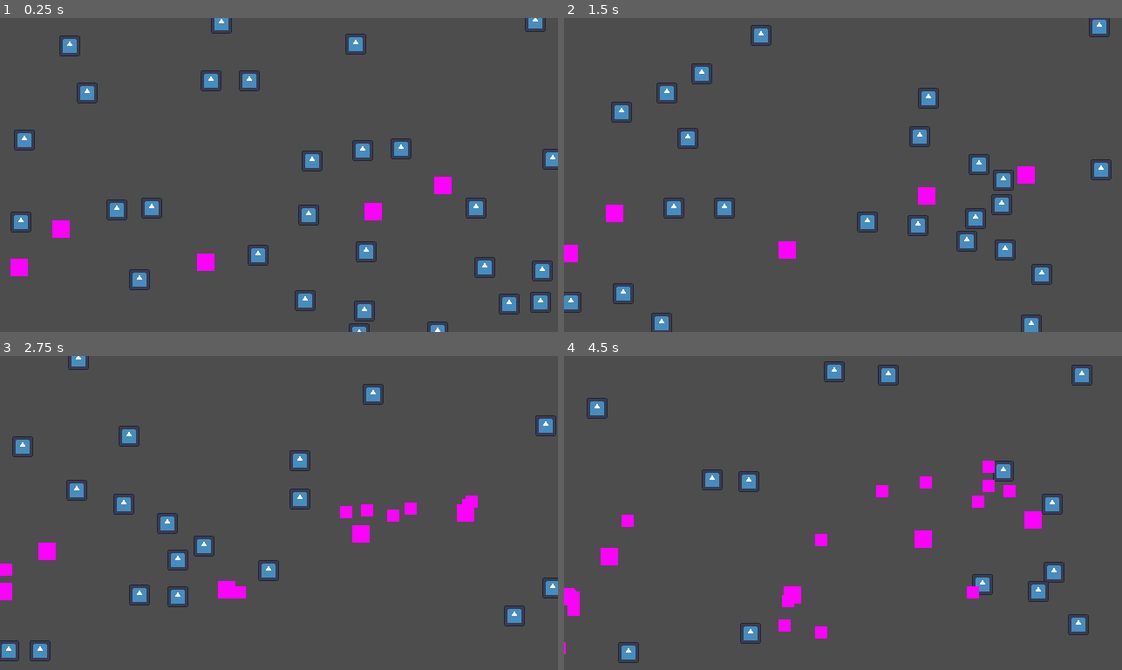
Above: before the commit, frames 1-4 (two rows, left to right).
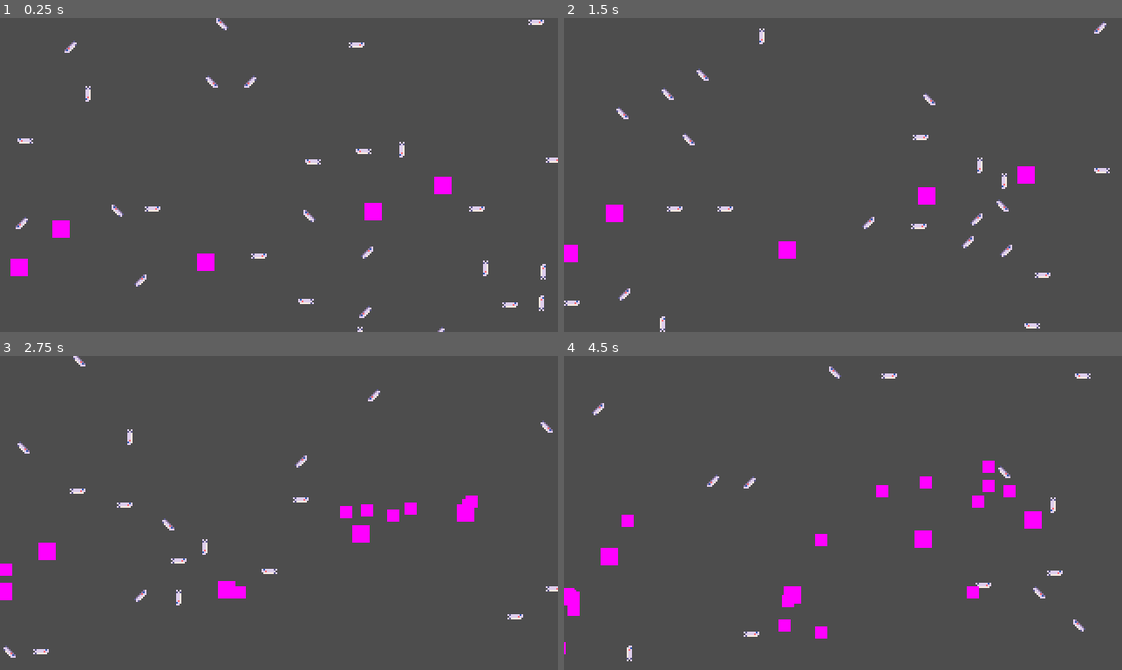
Above: after the commit, the same moments.

Repository: wickworks/jellyfishquarium
Game: Godot game, scene res://main.tscn
The game is run twice, just before and just after one commit, with the same random seed, the same clock (stepped at 60 frames per second) and the same inputs. The engine's default icon, where the game draws it, is replaced by a stand-in: a white triangle on a blue panel in a dark square.
Inputs (mouse positions are in pixels of both pictures, inside the frame that each line leads up to):
- Up to frame 1 (0.25 s): no input
- Up to frame 2 (1.5 s): tap Enter (ui_accept) at 0.5, 0.77 s; move the mouse to (965, 159) at 0.52 s; move the mouse to (731, 190) at 1.27 s
- Up to frame 3 (2.75 s): tap Enter (ui_accept) at 1.52 s; move the mouse to (334, 443) at 2.02 s
- Up to frame 4 (4.5 s): move the mouse to (815, 575) at 2.77 s; tap Enter (ui_accept) at 3.02, 3.77 s; move the mouse to (1010, 560) at 3.52 s; move the mouse to (675, 465) at 4.27 s

The runs differ from the first frame. In frame 1, 3.9% of the frame differs, in the area x 1-100%, y 0-100%; in frame 2, 3.5%; in frame 3, 2.8%; in frame 4, 2.1%.

Commit message:
Add fish sprites

Diff:
--- a/entity/fish.gd
+++ b/entity/fish.gd
@@ -58,4 +58,7 @@
 		velocity += mouse_diff * MOUSE_FORCE
 
 	velocity = velocity.limit_length(SPEED_MAX)
+
+	$Sprite.frame = posmod(round(velocity.angle() * 8 / TAU), 8)
+	#$Label.text = "%s %s" % [posmod(round(velocity.angle() * 8 / TAU), 8) $Sprite.frame]
 	position += velocity
--- a/entity/fish.tscn
+++ b/entity/fish.tscn
@@ -1,11 +1,78 @@
-[gd_scene load_steps=3 format=3 uid="uid://bxvd8usqdadrs"]
+[gd_scene load_steps=12 format=3 uid="uid://bxvd8usqdadrs"]
 
-[ext_resource type="Texture2D" uid="uid://bra6quvdw0kl4" path="res://icon.svg" id="1_ax75u"]
 [ext_resource type="Script" path="res://entity/fish.gd" id="1_sxfor"]
+[ext_resource type="Texture2D" uid="uid://bxk5krdvkvy0i" path="res://entity/fish.png" id="3_fdt3h"]
+
+[sub_resource type="AtlasTexture" id="AtlasTexture_dt017"]
+atlas = ExtResource("3_fdt3h")
+region = Rect2(0, 0, 9, 9)
+
+[sub_resource type="AtlasTexture" id="AtlasTexture_03f0o"]
+atlas = ExtResource("3_fdt3h")
+region = Rect2(10, 0, 9, 9)
+
+[sub_resource type="AtlasTexture" id="AtlasTexture_msoyb"]
+atlas = ExtResource("3_fdt3h")
+region = Rect2(20, 0, 9, 9)
+
+[sub_resource type="AtlasTexture" id="AtlasTexture_d6awx"]
+atlas = ExtResource("3_fdt3h")
+region = Rect2(30, 0, 9, 9)
+
+[sub_resource type="AtlasTexture" id="AtlasTexture_omhix"]
+atlas = ExtResource("3_fdt3h")
+region = Rect2(40, 0, 9, 9)
+
+[sub_resource type="AtlasTexture" id="AtlasTexture_jhqpf"]
+atlas = ExtResource("3_fdt3h")
+region = Rect2(50, 0, 9, 9)
+
+[sub_resource type="AtlasTexture" id="AtlasTexture_k2oul"]
+atlas = ExtResource("3_fdt3h")
+region = Rect2(60, 0, 9, 9)
+
+[sub_resource type="AtlasTexture" id="AtlasTexture_7f8bt"]
+atlas = ExtResource("3_fdt3h")
+region = Rect2(70, 0, 9, 9)
+
+[sub_resource type="SpriteFrames" id="SpriteFrames_4klu8"]
+animations = [{
+"frames": [{
+"duration": 1.0,
+"texture": SubResource("AtlasTexture_dt017")
+}, {
+"duration": 1.0,
+"texture": SubResource("AtlasTexture_03f0o")
+}, {
+"duration": 1.0,
+"texture": SubResource("AtlasTexture_msoyb")
+}, {
+"duration": 1.0,
+"texture": SubResource("AtlasTexture_d6awx")
+}, {
+"duration": 1.0,
+"texture": SubResource("AtlasTexture_omhix")
+}, {
+"duration": 1.0,
+"texture": SubResource("AtlasTexture_jhqpf")
+}, {
+"duration": 1.0,
+"texture": SubResource("AtlasTexture_k2oul")
+}, {
+"duration": 1.0,
+"texture": SubResource("AtlasTexture_7f8bt")
+}],
+"loop": true,
+"name": &"default",
+"speed": 5.0
+}]
 
 [node name="Fish" type="Node2D" groups=["fish"]]
 script = ExtResource("1_sxfor")
 
-[node name="Sprite2D" type="Sprite2D" parent="."]
-scale = Vector2(0.1, 0.1)
-texture = ExtResource("1_ax75u")
+[node name="Sprite" type="AnimatedSprite2D" parent="."]
+sprite_frames = SubResource("SpriteFrames_4klu8")
+
+[node name="Label" type="Label" parent="."]
+offset_right = 40.0
+offset_bottom = 23.0
--- a/entity/jellyfish.tscn
+++ b/entity/jellyfish.tscn
@@ -5,7 +5,7 @@
 [sub_resource type="PlaceholderTexture2D" id="PlaceholderTexture2D_ylfm4"]
 size = Vector2(10, 10)
 
-[node name="Jellyfish" type="Node2D" groups=["jellyfish"]]
+[node name="Jellyfish" type="Node2D"]
 script = ExtResource("1_qx2it")
 
 [node name="Sprite2D" type="Sprite2D" parent="."]
Binary file removed: Sprite-0001.aseprite
Binary file added: entity/fish.png
Not shown, added: entity/fish.png.import
Not shown, changed: .gitignore
